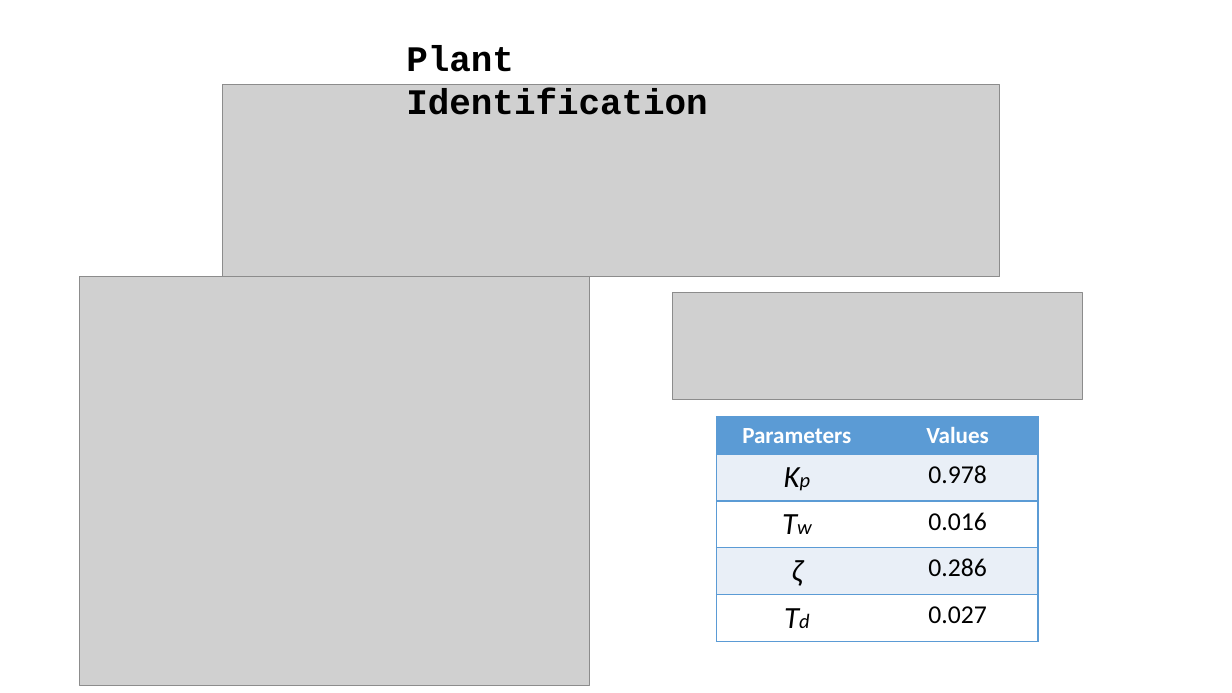
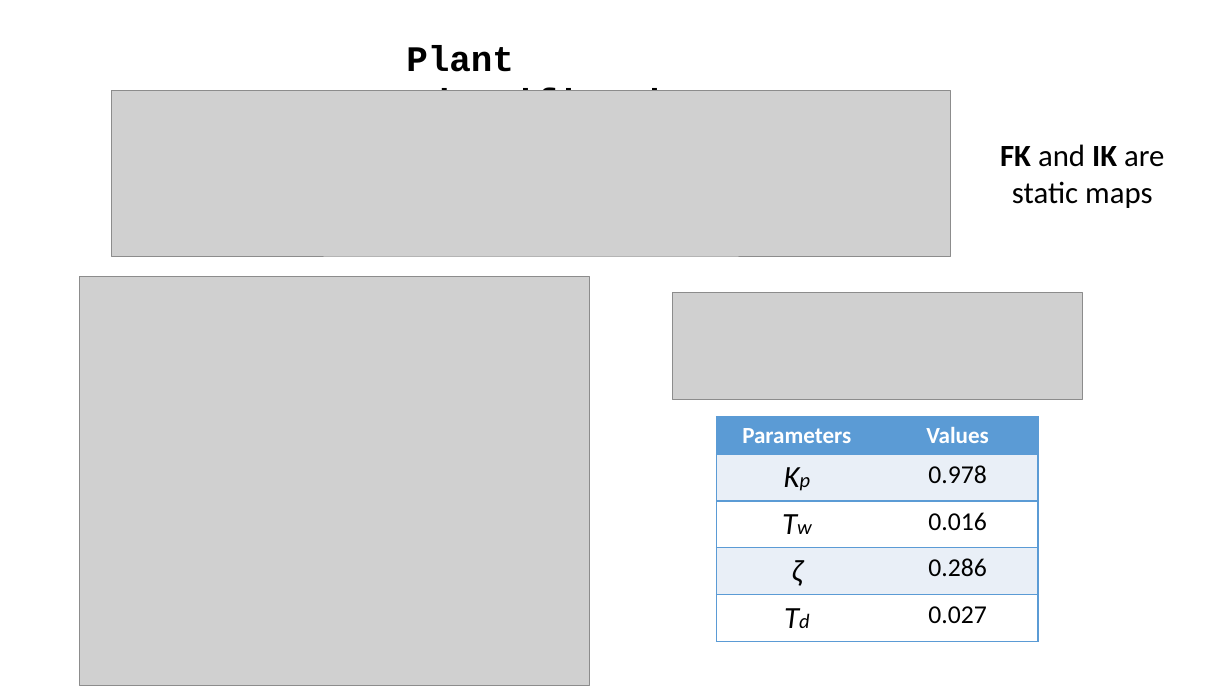
Before and after one commit to alecive/gaze-stabilization, a slide deck: slide 1 of models/controller_design.pptx. Drawn at 1232x693 pixels with LibreOffice and Linux fonts; fonts in the diff are those of the drawing; grey boxes stand for pictures. Boxes give left, top, right and bottom in pixels: in the first picture for what was removed or moved away, otherwise in the second. Text is boxed around its words. In the diff, an @@ line names an element or a change of style, - is before the commit and + after.

Commit message:
slides modified

```diff
--- a/models/controller_design.pptx
+++ b/models/controller_design.pptx
@@ picture resized from (x1=223, y1=85, x2=1000, y2=277) to (x1=111, y1=91, x2=950, y2=256) @@
@@ text added at (x1=1000, y1=144, x2=1164, y2=208), 24 pt, text #000000 @@
+FK and IK are static maps
```
Also in this commit, not shown: 1 other slide changed, 2 other files.
